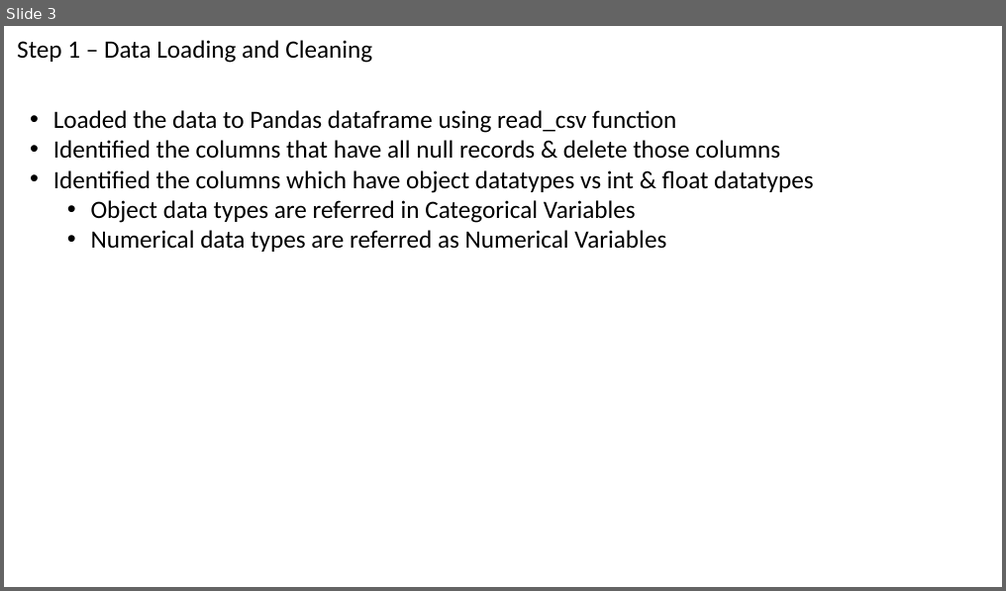
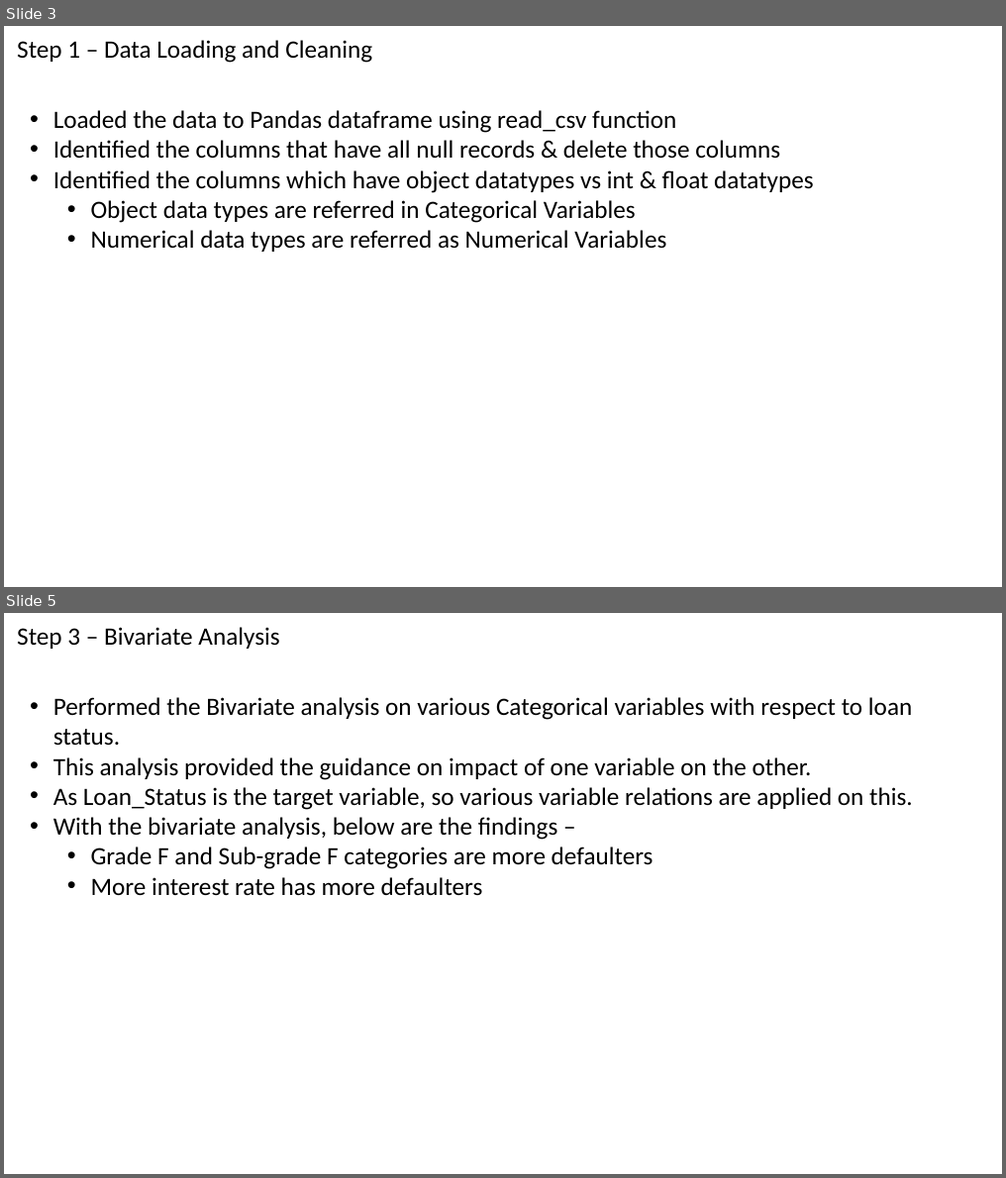
Before and after one commit to kunwar162/Lending-use-case, a slide deck: Lending Case Study.pptx. Shown one above the other, each under a label of ours: slide 3 before the commit, slides 3 and 5 after it; the slides between them are not shown. The pictures are 1006x591 and 1006x1178 pixels, drawn with LibreOffice and Linux fonts; fonts in the diff are those of the drawing. Boxes give left, top, right and bottom in pixels: in the first picture for what was removed or moved away, otherwise in the second. Text is boxed around its words. In the diff, an @@ line names an element or a change of style, - is before the commit and + after.

Commit message:
draft 2

```diff
--- a/Lending Case Study.pptx
+++ b/Lending Case Study.pptx
@@ slide 5 added at box(4, 613, 1002, 1174), background #FFFFFF @@
@@ title added at box(17, 627, 279, 649), 24 pt, text #000000 @@
+Step 3 – Bivariate Analysis
@@ text added at box(54, 697, 913, 896), 24 pt, text #000000 @@
+• Performed the Bivariate analysis on various Categorical variables with respect to loan status.
+• This analysis provided the guidance on impact of one variable on the other.
+• As Loan_Status is the target variable, so various variable relations are applied on this.
+• With the bivariate analysis, below are the findings –
+  • Grade F and Sub-grade F categories are more defaulters
+  • More interest rate has more defaulters
```
Also in this commit, not shown: 2 other slides added.
